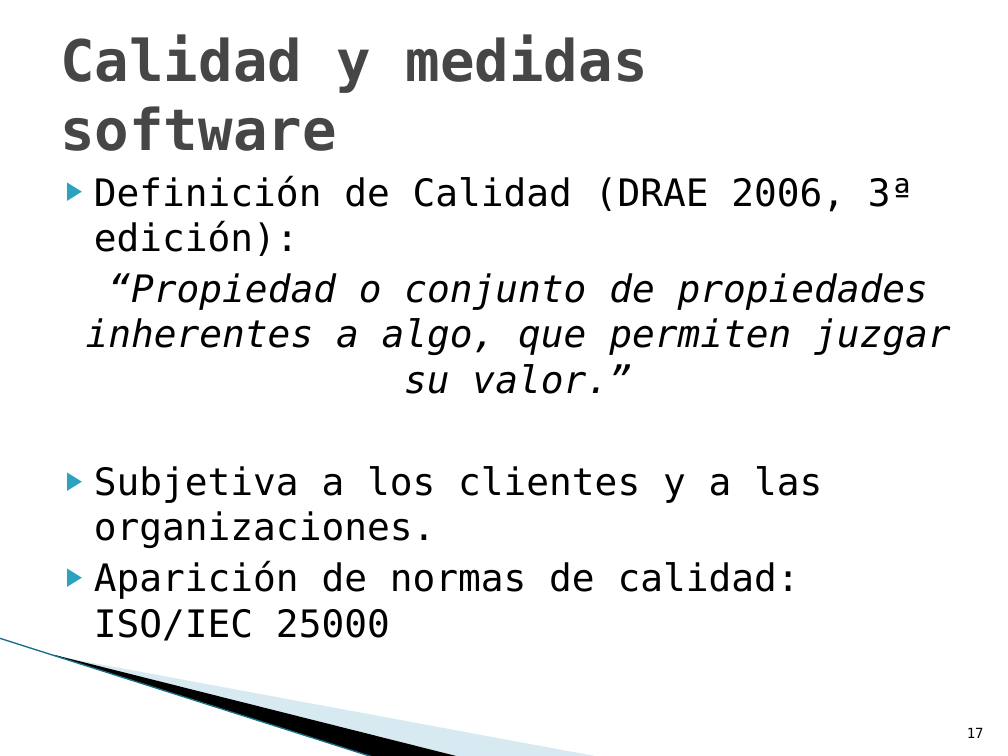
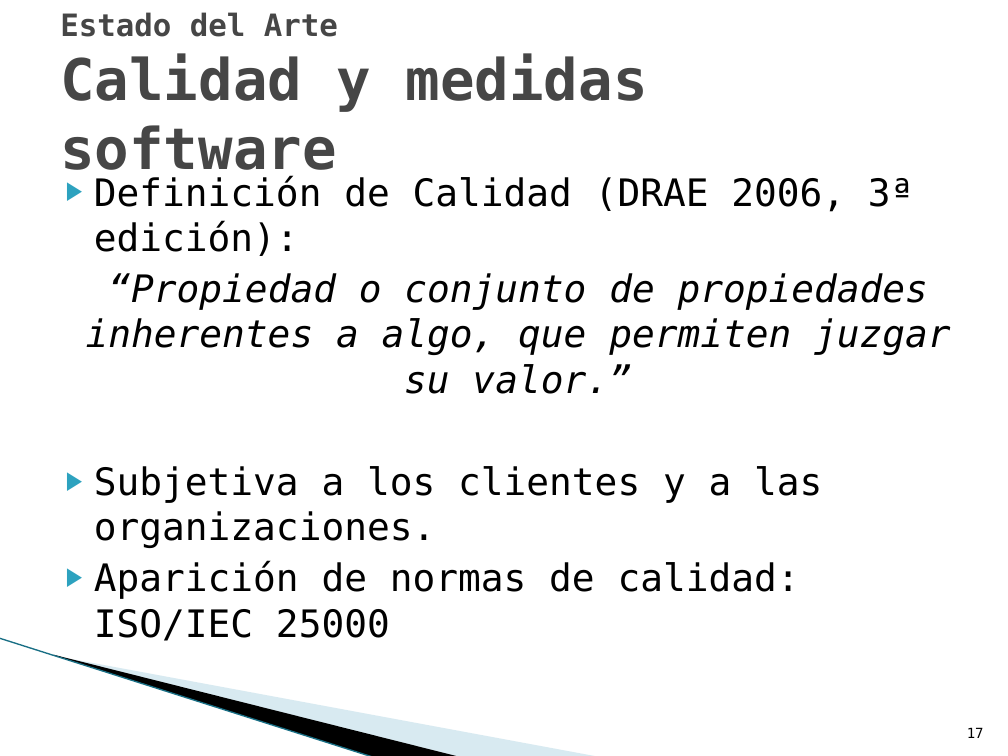
Before and after one commit to txedo/uclm-esi-alarcos, a slide deck: slide 17 of presentation/presentation.pptx. Drawn at 1008x756 pixels with LibreOffice and Linux fonts; fonts in the diff are those of the drawing; background and template pictures are left out. Boxes give left, top, right and bottom in pixels: in the first picture for what was removed or moved away, otherwise in the second. Text is boxed around its words. In the diff, an @@ line names an element or a change of style, - is before the commit and + after.

```diff
--- a/presentation/presentation.pptx
+++ b/presentation/presentation.pptx
@@ title at bbox=[60, 12, 648, 181]: text changed @@
-Calidad y medidas software
+Estado del Arte
+Calidad y medidas software
```
Also in this commit, not shown: 21 other slides changed.
